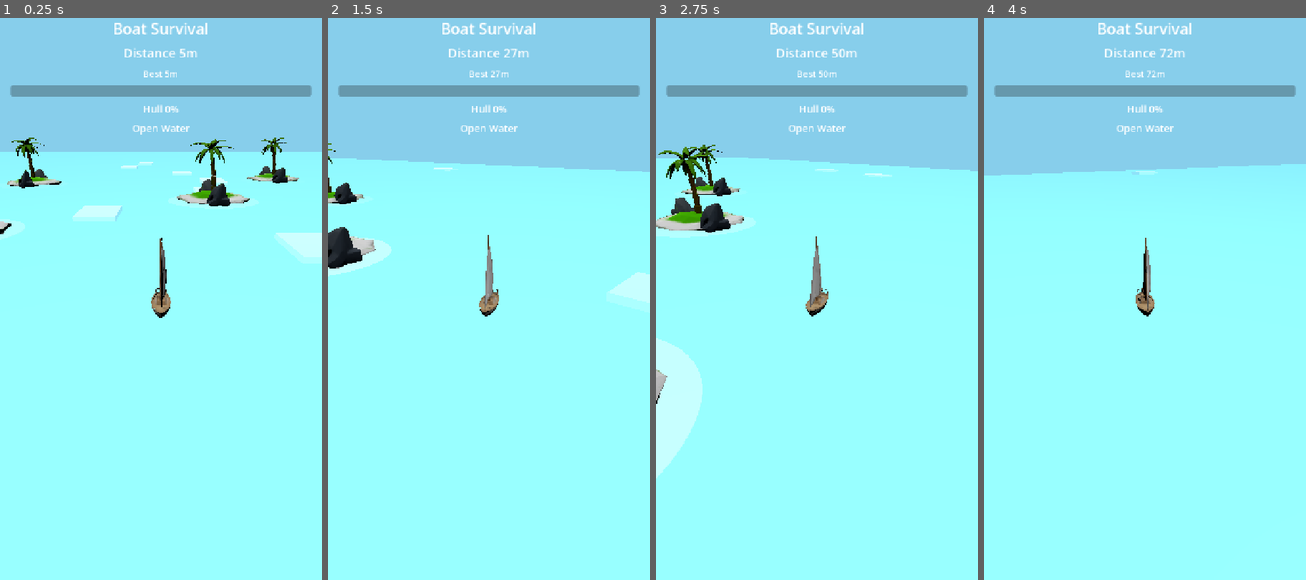
Above: before the commit, frames 1-4 (left to right).
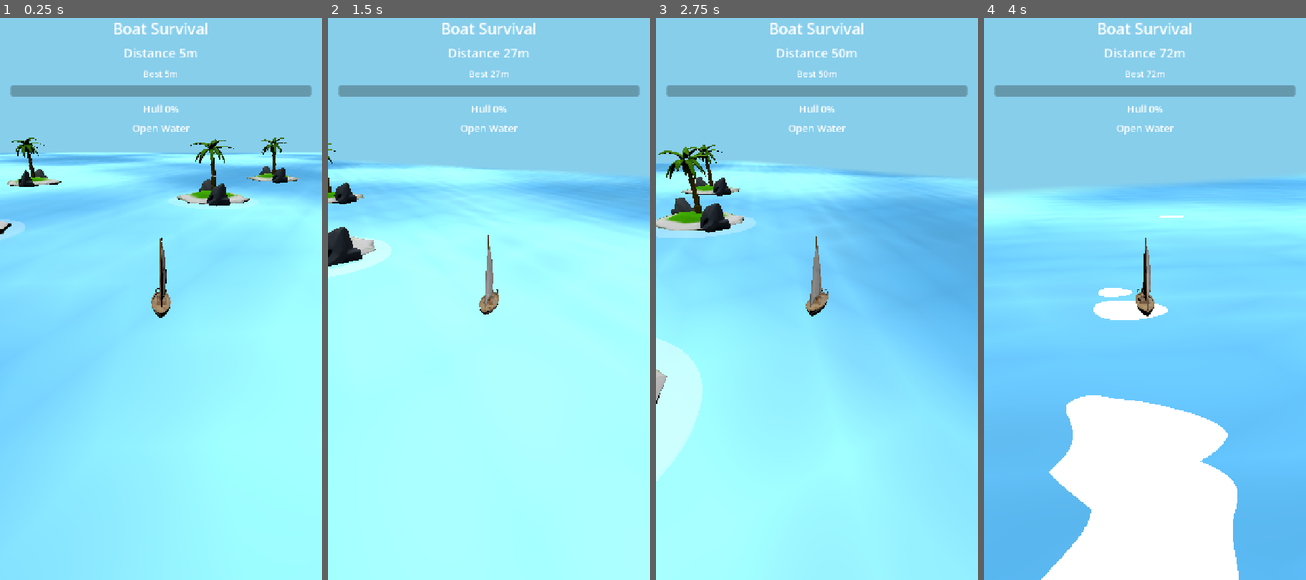
Above: after the commit, the same moments.

Repository: lseyesl/ai_game_board
Game: Godot game, scene res://scenes/main/Main.tscn
Two runs of this game, one before a commit and one after it. Both use one fixed random seed, a clock stepped at 60 frames per second and the inputs below.
Inputs (mouse positions are in pixels of both pictures, inside the frame that each line leads up to):
- Up to frame 1 (0.25 s): no input
- Up to frame 2 (1.5 s): tap Enter (ui_accept) at 0.5, 0.77 s; move the mouse to (559, 265) at 0.52 s; hold Right (ui_right) 0.53-1.28 s; click (559, 265) at 0.67 s; move the mouse to (424, 321) at 1.27 s; hold Left (ui_left) from 1.28 s (still down)
- Up to frame 3 (2.75 s): tap Enter (ui_accept) at 1.52 s; move the mouse to (849, 169) at 2.02 s; release Left (ui_left) at 2.03 s; hold Right (ui_right) from 2.03 s (still down)
- Up to frame 4 (4 s): move the mouse to (1128, 405) at 2.77 s; click (1128, 405) at 2.92 s; tap Enter (ui_accept) at 3.02, 3.77 s; move the mouse to (1241, 377) at 3.52 s; release Right (ui_right) at 3.53 s; hold Left (ui_left) from 3.53 s (still down)

The runs differ from the first frame. In frame 1, 28% of the frame differs, in the area x 0-100%, y 23-100%; in frame 2, 7.9%; in frame 3, 30%; in frame 4, 66%, in the area x 0-100%, y 25-100%.

Commit message:
feat: replace sea StandardMaterial with water shader and hide wave boxes
Sea now uses ShaderMaterial with subdivided PlaneMesh (64x64) for vertex displacement. WaveZone collision boxes remain functional but their box mesh visuals are hidden since the shader provides wave representation.

Ultraworked with [Sisyphus](https://github.com/code-yeongyu/oh-my-openagent)

Co-authored-by: Sisyphus <clio-agent@sisyphuslabs.ai>

Diff:
--- a/scripts/waves/wave_zone.gd
+++ b/scripts/waves/wave_zone.gd
@@ -88,6 +88,7 @@
 	material.albedo_color.a = 0.65
 	mesh_instance.set_surface_override_material(0, material)
 	mesh_instance.position.y = 0.3
+	mesh_instance.visible = false
 	add_child(mesh_instance)
 
 
--- a/scripts/world/sea.gd
+++ b/scripts/world/sea.gd
@@ -22,10 +22,13 @@
 	sea_mesh.name = "SeaPlane"
 	var plane := PlaneMesh.new()
 	plane.size = Vector2(220.0, 420.0)
+	plane.subdivide_width = 64
+	plane.subdivide_depth = 64
 	sea_mesh.mesh = plane
-	var material := StandardMaterial3D.new()
-	material.albedo_color = Color("#5FA8D3")
-	material.roughness = 0.15
-	material.metallic = 0.0
-	sea_mesh.set_surface_override_material(0, material)
+	var shader_material := ShaderMaterial.new()
+	shader_material.shader = preload("res://shaders/water.gdshader")
+	shader_material.set_shader_parameter("wave_speed", 1.0)
+	shader_material.set_shader_parameter("wave_amplitude", 0.3)
+	shader_material.set_shader_parameter("sun_direction", Vector3(0.5, 0.8, 0.3).normalized())
+	sea_mesh.set_surface_override_material(0, shader_material)
 	add_child(sea_mesh)
